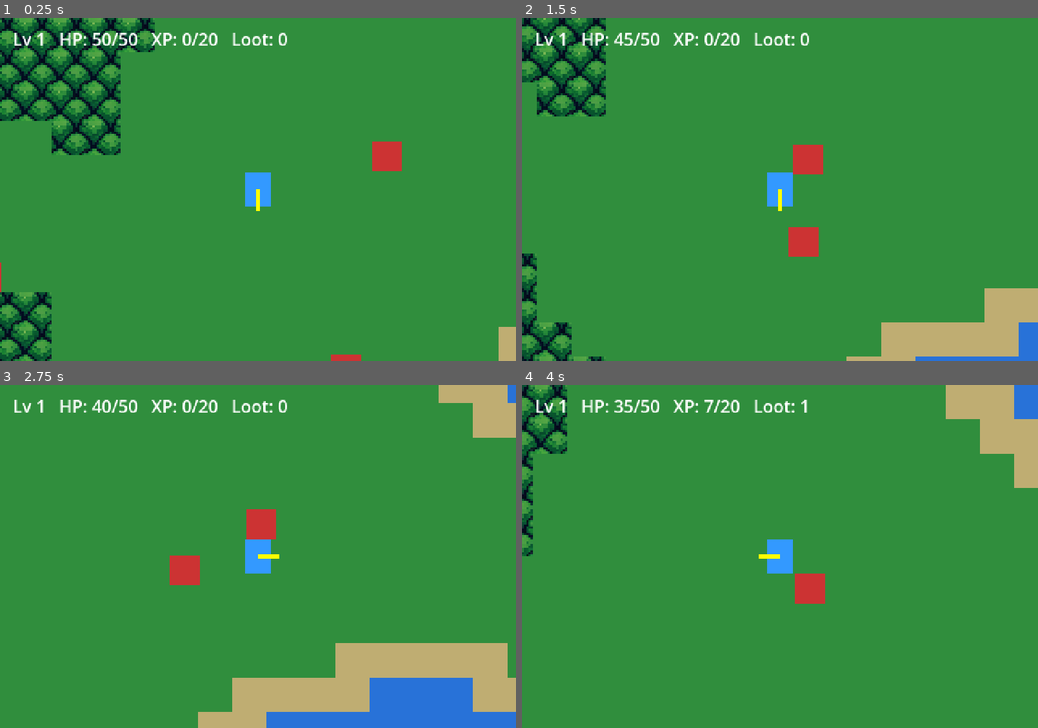
Above: before the commit, frames 1-4 (two rows, left to right).
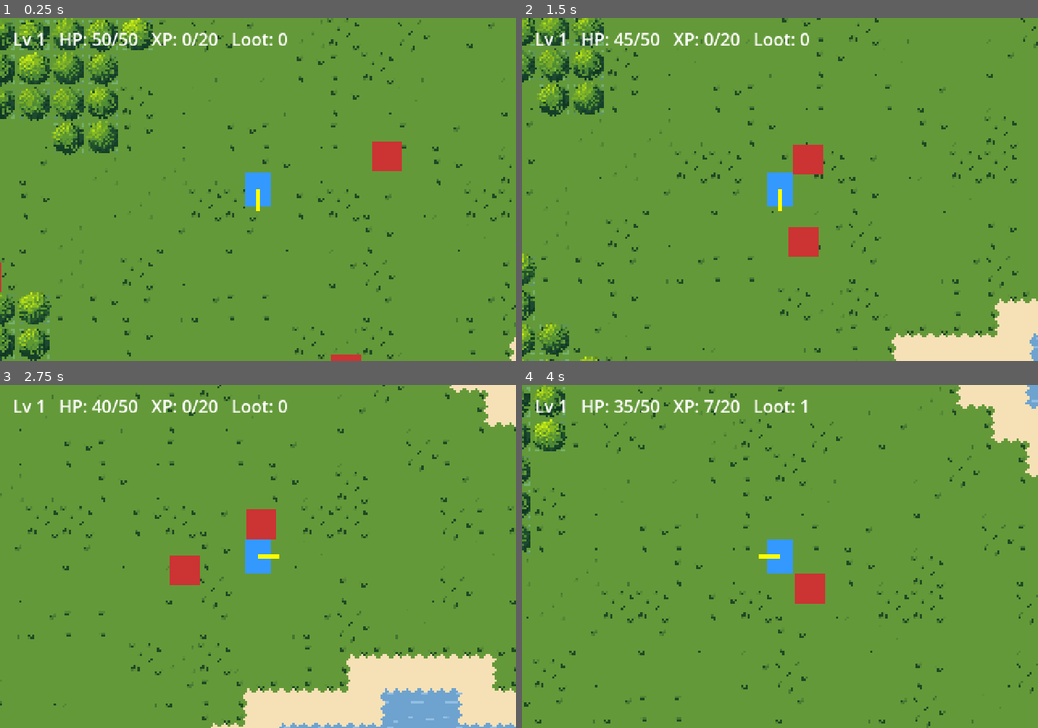
Above: after the commit, the same moments.

Repository: MysteriousSeal/ProjectInfinite
Game: Godot game, scene res://scenes/Main.tscn
Same seed, same stepped clock (60 frames per second), same inputs: the game is played once before the commit and once after it.
Inputs (mouse positions are in pixels of both pictures, inside the frame that each line leads up to):
- Up to frame 1 (0.25 s): no input
- Up to frame 2 (1.5 s): move the mouse to (893, 172) at 0.52 s; hold D 0.53-1.28 s; click (893, 172) at 0.67 s; tap Space at 0.77 s; move the mouse to (676, 206) at 1.27 s; hold S from 1.28 s (still down)
- Up to frame 3 (2.75 s): tap Space at 1.52 s; move the mouse to (309, 481) at 2.02 s; release S at 2.03 s; hold D from 2.03 s (still down)
- Up to frame 4 (4 s): move the mouse to (754, 625) at 2.77 s; release D at 2.78 s; hold W 2.78-3.53 s; click (754, 625) at 2.92 s; tap Space at 3.02, 3.77 s; move the mouse to (934, 607) at 3.52 s; hold A from 3.53 s (still down)

The runs differ from the first frame. In frame 1, 97% of the frame differs, in the area x 0-100%, y 0-100%; in frame 2, 97%; in frame 3, 98%; in frame 4, 98%.

Commit message:
Rebuild terrain from individual tiles with variants and edge pieces
Replaces the three Wang transition sheets and all the corner-sampling
autotile code with independent per-terrain tiles, which is how the
handheld games this is styled after draw their maps.

Each terrain ships interchangeable variants sharing one base colour, so
no single tile visibly repeats across the large areas it covers; the
variant is hashed from world position and the seed so a chunk looks the
same every time it streams back in. Water and sand borders get shaped
edge pieces composited from the terrain tiles themselves, which keeps
the palette exact in a way regenerated art could not. Trees carry a
grass backdrop rather than the near-black one they were generated with,
so the crowns define the forest outline instead of a square frame.

Diff:
--- a/scripts/ChunkManager.gd
+++ b/scripts/ChunkManager.gd
@@ -5,19 +5,33 @@
 const LOAD_RADIUS := 2
 const WORLD_COLLISION_LAYER := 1
 
-const GRASS_TILE := 0
-const WATER_TILE := 1
-const SAND_TILE := 2
-const TREE_TILE := 3
-
-const GRASS_COLOR := Color(0.19, 0.56, 0.24)
-const WATER_COLOR := Color(0.16, 0.45, 0.85)
-const SAND_COLOR := Color(0.75, 0.68, 0.45)
-
-# Wang tileset from PixelLab. Only the all-canopy tile is used for now; the
-# other 15 are edge and corner pieces kept for when forests get autotiled.
-const CANOPY_SHEET := preload("res://assets/tilesets/forest_canopy.png")
-const CANOPY_SHEET_RECT := Rect2i(0, 48, 16, 16)
+# Terrain is ordered low to high, which is also the atlas strip order.
+const WATER := 0
+const SAND := 1
+const GRASS := 2
+const CANOPY := 3
+
+# Each terrain is one independent tile, so the atlas is a single strip and a
+# cell is painted from the terrain at its centre. Boundaries land on grid
+# lines, which is how the handheld games this is styled after draw them.
+#
+# Each terrain ships interchangeable variants that share one base colour.
+# Picking between them per cell is what stops a single tile from visibly
+# repeating across the large areas each terrain covers. Indexed by terrain.
+const TERRAIN_NAMES := ["water", "sand", "grass", "tree"]
+const TERRAIN_VARIANTS := [16, 9, 16, 12]
+const TILE_PATH := "res://assets/tiles/%s/%s_%02d.png"
+
+# Edge tiles let a terrain intrude into the one below it with a shaped border
+# instead of stopping on a grid line. Pair index is the lower terrain, so pair
+# 0 is water bordered by sand and pair 1 is sand bordered by grass.
+const EDGE_PAIRS := [["water", "sand"], ["sand", "grass"]]
+const EDGE_KINDS := [
+	"edge_n", "edge_e", "edge_s", "edge_w",
+	"corner_ne", "corner_se", "corner_sw", "corner_nw",
+	"wrap_ne", "wrap_se", "wrap_sw", "wrap_nw",
+]
+const EDGE_PATH := "res://assets/tiles/edge/%s_%s_%s.png"
 
 # Forests are broad noise masses; a second, finer noise punches clearings
 # through them so a forest never becomes an impassable wall of trees.
@@ -41,6 +55,9 @@
 var player: Node2D
 var loaded_chunks: Dictionary = {}
 var lakes: Dictionary = {}
+var atlas_offsets: Array[int] = []
+var atlas_count := 0
+var edge_offset := 0
 var noise := FastNoiseLite.new()
 var forest_noise := FastNoiseLite.new()
 var clearing_noise := FastNoiseLite.new()
@@ -57,26 +74,49 @@
 	_build_tileset()
 
 func _build_tileset() -> void:
-	var colors := [GRASS_COLOR, WATER_COLOR, SAND_COLOR, GRASS_COLOR]
-	var img := Image.create_empty(TILE_PX * colors.size(), TILE_PX, false, Image.FORMAT_RGBA8)
-	for i in colors.size():
-		img.fill_rect(Rect2i(i * TILE_PX, 0, TILE_PX, TILE_PX), colors[i])
-	var canopy := CANOPY_SHEET.get_image()
-	canopy.convert(Image.FORMAT_RGBA8)
-	img.blit_rect(canopy, CANOPY_SHEET_RECT, Vector2i(TREE_TILE * TILE_PX, 0))
+	atlas_offsets.clear()
+	var total := 0
+	for terrain in TERRAIN_NAMES.size():
+		atlas_offsets.append(total)
+		total += TERRAIN_VARIANTS[terrain]
+	edge_offset = total
+	total += EDGE_PAIRS.size() * EDGE_KINDS.size()
+	atlas_count = total
+	var img := Image.create_empty(TILE_PX * atlas_count, TILE_PX, false, Image.FORMAT_RGBA8)
+	for terrain in TERRAIN_NAMES.size():
+		var name: String = TERRAIN_NAMES[terrain]
+		for variant in TERRAIN_VARIANTS[terrain]:
+			_blit_tile(img, load(TILE_PATH % [name, name, variant]), atlas_offsets[terrain] + variant)
+	for pair in EDGE_PAIRS.size():
+		var names: Array = EDGE_PAIRS[pair]
+		for kind in EDGE_KINDS.size():
+			_blit_tile(img, load(EDGE_PATH % [names[0], names[1], EDGE_KINDS[kind]]),
+				_edge_atlas(pair, kind))
 	var atlas := TileSetAtlasSource.new()
 	atlas.texture = ImageTexture.create_from_image(img)
 	atlas.texture_region_size = Vector2i(TILE_PX, TILE_PX)
-	for i in colors.size():
+	for i in atlas_count:
 		atlas.create_tile(Vector2i(i, 0))
 	var tileset := TileSet.new()
 	tileset.tile_size = Vector2i(TILE_PX, TILE_PX)
 	tileset.add_physics_layer()
 	tileset.set_physics_layer_collision_layer(0, WORLD_COLLISION_LAYER)
 	tileset.add_source(atlas, 0)
-	_make_tile_solid(atlas, WATER_TILE)
-	_make_tile_solid(atlas, TREE_TILE)
+	for terrain in [WATER, CANOPY]:
+		for variant in TERRAIN_VARIANTS[terrain]:
+			_make_tile_solid(atlas, atlas_offsets[terrain] + variant)
+	# A water cell keeps blocking even where sand intrudes into its border.
+	for kind in EDGE_KINDS.size():
+		_make_tile_solid(atlas, _edge_atlas(WATER, kind))
 	tilemap.tile_set = tileset
+
+func _edge_atlas(pair: int, kind: int) -> int:
+	return edge_offset + pair * EDGE_KINDS.size() + kind
+
+func _blit_tile(img: Image, texture: Texture2D, atlas_x: int) -> void:
+	var src := texture.get_image()
+	src.convert(Image.FORMAT_RGBA8)
+	img.blit_rect(src, Rect2i(0, 0, TILE_PX, TILE_PX), Vector2i(atlas_x * TILE_PX, 0))
 
 func _make_tile_solid(atlas: TileSetAtlasSource, tile_id: int) -> void:
 	var half := TILE_PX / 2.0
@@ -113,19 +153,58 @@
 		for lx in range(CHUNK_SIZE):
 			var wx := chunk.x * CHUNK_SIZE + lx
 			var wy := chunk.y * CHUNK_SIZE + ly
-			tilemap.set_cell(0, Vector2i(wx, wy), 0, Vector2i(_tile_at(wx, wy), 0))
+			tilemap.set_cell(0, Vector2i(wx, wy), 0, Vector2i(_atlas_tile(wx, wy), 0))
 	loaded_chunks[chunk] = true
 
-func _tile_at(wx: int, wy: int) -> int:
-	if _is_water(wx, wy):
-		return WATER_TILE
+# The variant is derived from the position so a chunk looks the same every
+# time it is streamed back in, rather than reshuffling on every visit.
+func _atlas_tile(wx: int, wy: int) -> int:
+	var terrain := _terrain_at(wx, wy)
+	if terrain < EDGE_PAIRS.size():
+		var kind := _edge_kind(wx, wy, terrain + 1)
+		if kind >= 0:
+			return _edge_atlas(terrain, kind)
+	var count: int = TERRAIN_VARIANTS[terrain]
+	if count == 1:
+		return atlas_offsets[terrain]
+	return atlas_offsets[terrain] + absi(hash(Vector3i(wx, wy, world_seed))) % count
+
+# Which border piece a cell needs, from the sides the terrain above touches.
+# Returns -1 when no single piece fits, which falls back to a plain fill.
+func _edge_kind(wx: int, wy: int, upper: int) -> int:
+	var n := _terrain_at(wx, wy - 1) >= upper
+	var e := _terrain_at(wx + 1, wy) >= upper
+	var s := _terrain_at(wx, wy + 1) >= upper
+	var w := _terrain_at(wx - 1, wy) >= upper
+	match int(n) + int(e) + int(s) + int(w):
+		1:
+			if n: return 0
+			if e: return 1
+			if s: return 2
+			return 3
+		2:
+			if n and e: return 8
+			if s and e: return 9
+			if s and w: return 10
+			if n and w: return 11
+			return -1
+		0:
+			if _terrain_at(wx + 1, wy - 1) >= upper: return 4
+			if _terrain_at(wx + 1, wy + 1) >= upper: return 5
+			if _terrain_at(wx - 1, wy + 1) >= upper: return 6
+			if _terrain_at(wx - 1, wy - 1) >= upper: return 7
+	return -1
+
+func _terrain_at(vx: int, vy: int) -> int:
+	if _is_water(vx, vy):
+		return WATER
 	for oy in range(-1, 2):
 		for ox in range(-1, 2):
-			if _is_water(wx + ox, wy + oy):
-				return SAND_TILE
-	if _is_forest(wx, wy):
-		return TREE_TILE
-	return GRASS_TILE
+			if _is_water(vx + ox, vy + oy):
+				return SAND
+	if _is_forest(vx, vy):
+		return CANOPY
+	return GRASS
 
 # A lone tree in open grass reads as debris rather than woodland, so a tile
 # only keeps its tree if it has at least one orthogonal neighbour tree.
Binary file added: assets/tiles/edge/sand_grass_corner_ne.png
Not shown, added: assets/tiles/edge/sand_grass_corner_ne.png.import
Binary file added: assets/tiles/edge/sand_grass_corner_nw.png
Not shown, added: assets/tiles/edge/sand_grass_corner_nw.png.import
Binary file added: assets/tiles/edge/sand_grass_corner_se.png
Not shown, added: assets/tiles/edge/sand_grass_corner_se.png.import
Binary file added: assets/tiles/edge/sand_grass_corner_sw.png
Not shown, added: assets/tiles/edge/sand_grass_corner_sw.png.import
Binary file added: assets/tiles/edge/sand_grass_edge_e.png
Not shown, added: assets/tiles/edge/sand_grass_edge_e.png.import
Binary file added: assets/tiles/edge/sand_grass_edge_n.png
Not shown, added: assets/tiles/edge/sand_grass_edge_n.png.import
(and 143 more such lines)
